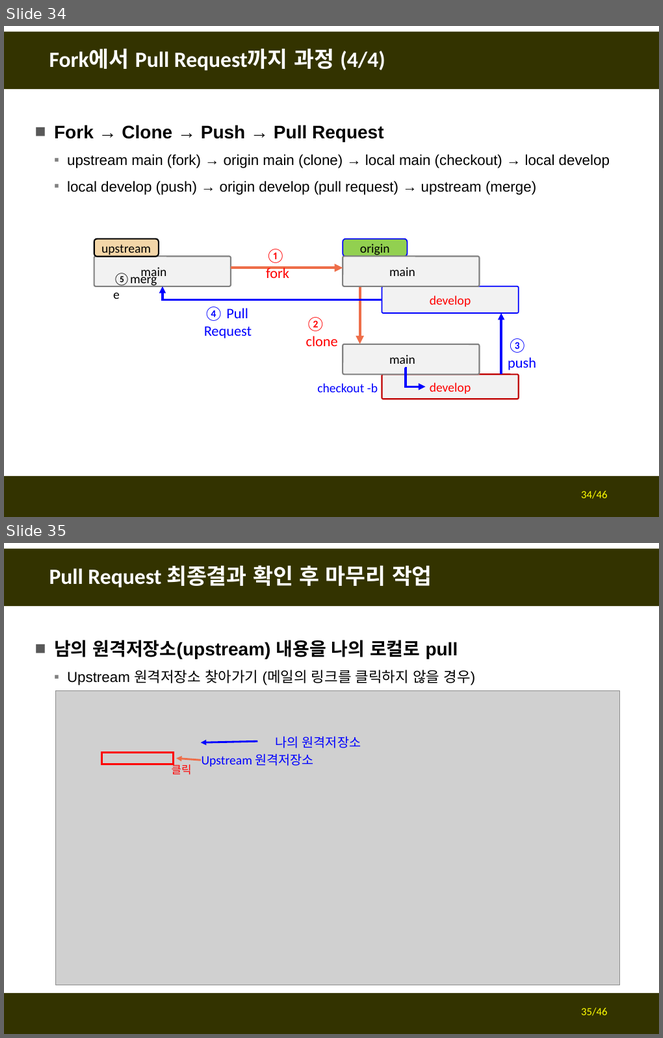
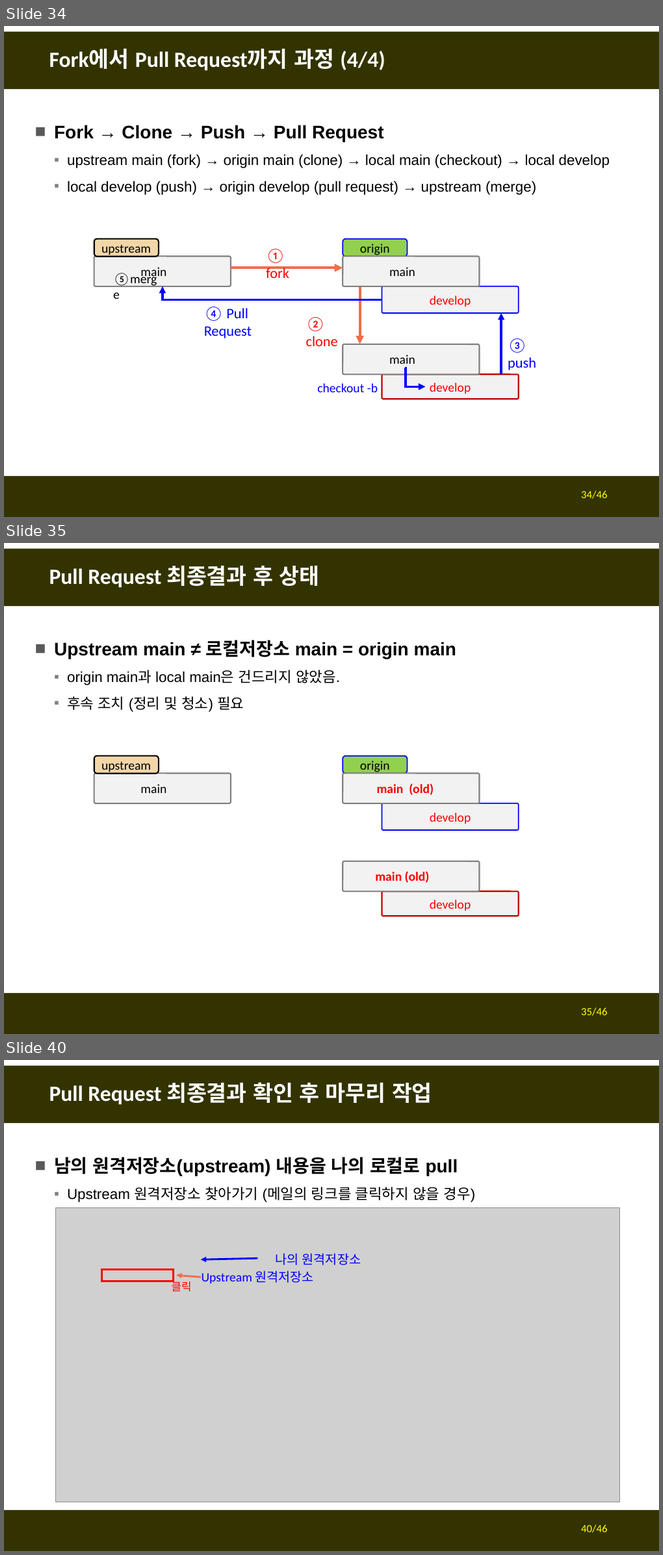
Before and after one commit to fasthill/github-lecture, a slide deck: git및github첫걸음3-forkclonePR.pptx. Shown one above the other, each under a label of ours: slides 34 and 35 before the commit, slides 34, 35 and 40 after it; the slides between them are not shown. The pictures are 663x1038 and 663x1555 pixels, drawn with LibreOffice and Linux fonts; fonts in the diff are those of the drawing; grey boxes stand for pictures. Boxes give left, top, right and bottom in pixels: in the first picture for what was removed or moved away, otherwise in the second. Text is boxed around its words. In the diff, an @@ line names an element or a change of style, - is before the commit and + after.

```diff
--- a/git및github첫걸음3-forkclonePR.pptx
+++ b/git및github첫걸음3-forkclonePR.pptx
@@ slide 35 added at box(4, 543, 659, 1034), background #FFFFFF; not listed: 2 template elements that a slide beside it also shows @@
@@ title added at box(50, 565, 320, 588), 24 pt, text #FFFFFF, bold @@
+Pull Request 최종결과 후 상태
@@ text added at box(54, 640, 456, 712), 16 pt, text #000000 @@
+■ Upstream main ≠ 로컬저장소 main = origin main
+  ▪ origin main과 local main은 건드리지 않았음.
+  ▪ 후속 조치 (정리 및 청소) 필요
@@ rounded rectangle added at box(94, 756, 159, 774), fill #F3D6A8, outline #000000 1.5 pt, 14 pt, text #000000 @@
+upstream
@@ rounded rectangle added at box(343, 756, 407, 774), fill #92D050, outline #0000FF 1.25 pt, 14 pt, text #000000 @@
+origin
@@ rounded rectangle added at box(94, 774, 232, 804), fill #F2F2F2, outline #808080 1.5 pt, 14 pt, text #000000 @@
+main
@@ rounded rectangle added at box(343, 774, 480, 804), fill #F2F2F2, outline #808080 1.5 pt, 14 pt, text #FF0000, bold @@
+main (old)
@@ rounded rectangle added at box(382, 804, 519, 831), fill #F2F2F2, outline #0000FF 1.25 pt, 14 pt, text #FF0000 @@
+develop
@@ rounded rectangle added at box(343, 861, 480, 891), fill #F2F2F2, outline #808080 1.5 pt, 14 pt, text #FF0000, bold @@
+main (old)
@@ rounded rectangle added at box(382, 891, 519, 917), fill #F2F2F2, outline #C00000 1.5 pt, 14 pt, text #FF0000 @@
+develop
@@ page number added at box(581, 1008, 607, 1016), 12 pt, text #FFFF00 @@
+35/46
@@ what was slide 35 is now slide 40 @@
@@ page number at box(581, 1525, 607, 1533): text changed @@
-35/46
+40/46
```
Also in this commit, not shown: 6 slides changed.
